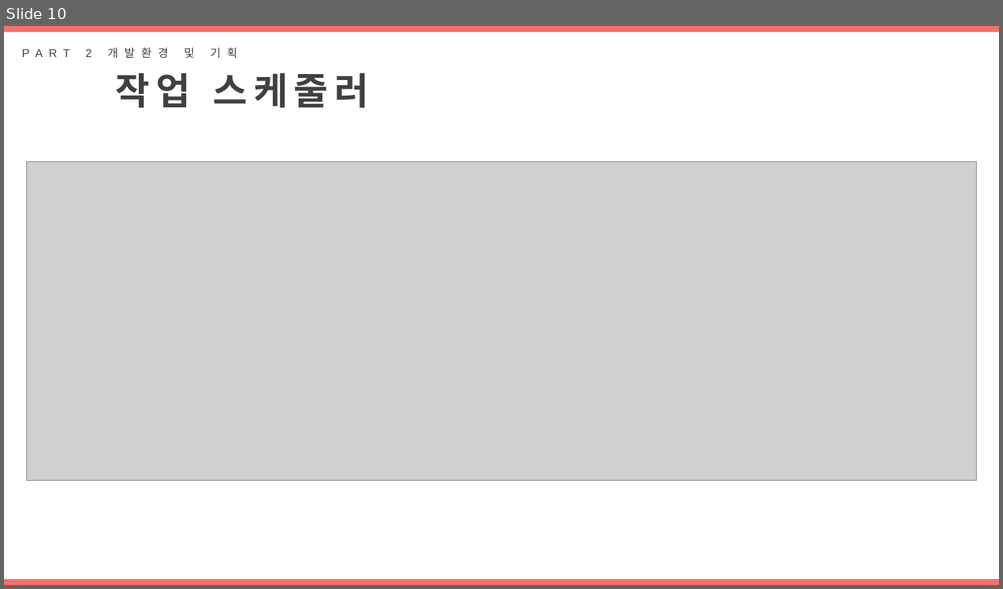
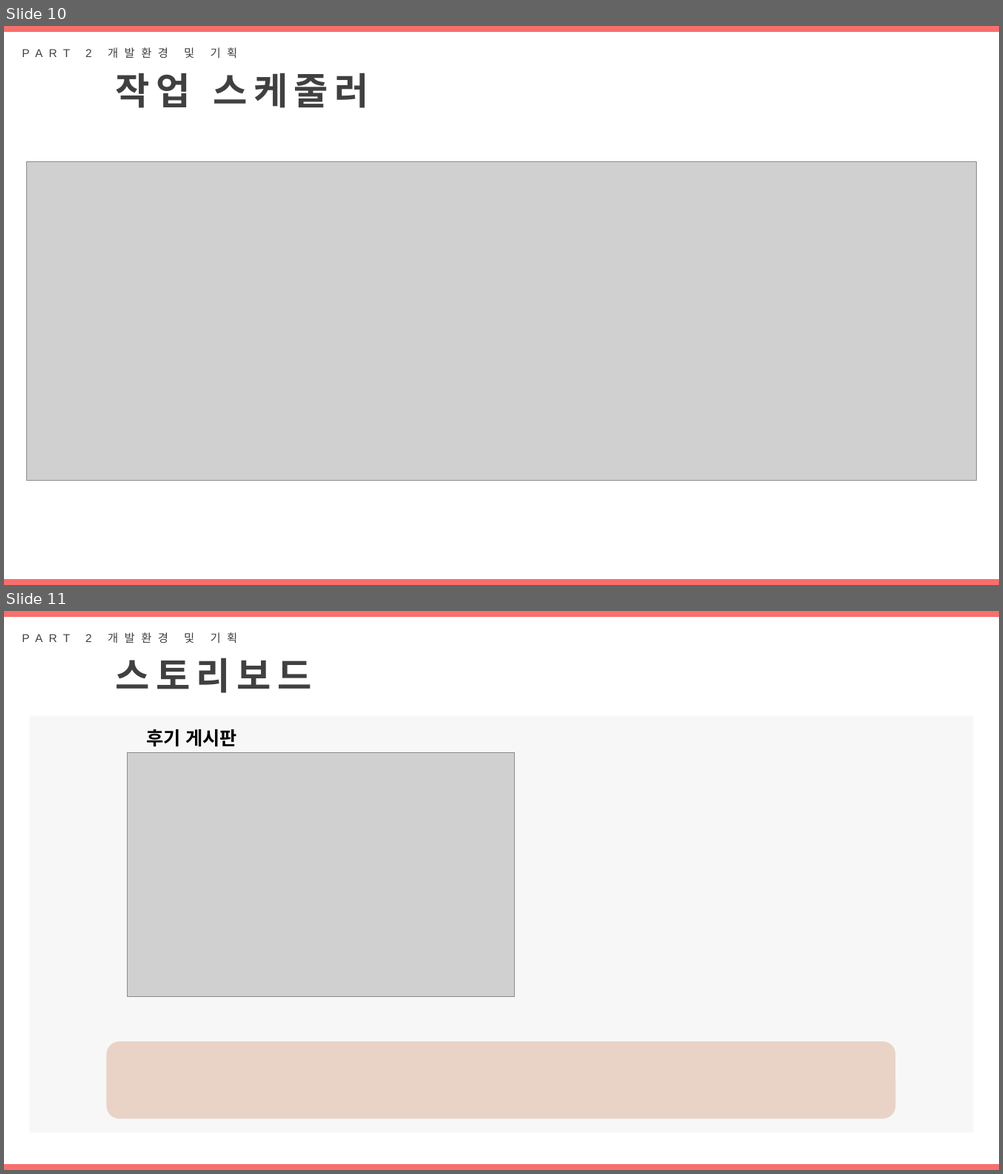
Before and after one commit to DAnomaly/SHOESFLY, a slide deck: project/B조_프로젝트_SHOEFLY.pptx. Shown one above the other, each under a label of ours: slide 10 before the commit, slides 10 and 11 after it. The pictures are 1003x589 and 1003x1174 pixels, drawn with LibreOffice and Linux fonts; fonts in the diff are those of the drawing; grey boxes stand for pictures. Boxes give left, top, right and bottom in pixels: in the first picture for what was removed or moved away, otherwise in the second. Text is boxed around its words. In the diff, an @@ line names an element or a change of style, - is before the commit and + after.

```diff
--- a/project/B조_프로젝트_SHOEFLY.pptx
+++ b/project/B조_프로젝트_SHOEFLY.pptx
@@ slide 11 added at <box>4,611,999,1170</box>, background #FFFFFF @@
@@ rectangle added at <box>4,611,999,617</box>, fill #F86F6C @@
@@ text added at <box>85,632,237,643</box>, 11 pt, text #404040 @@
+PART 2 개발환경 및 기획
@@ text added at <box>115,658,311,693</box>, 36 pt, text #404040, bold @@
+스토리보드
@@ rectangle added at <box>29,716,973,1133</box>, fill #F7F7F7 @@
@@ text added at <box>146,729,238,747</box>, 18 pt, text #000000, bold @@
+후기 게시판
@@ picture added at <box>127,753,515,997</box> @@
@@ rounded rectangle added at <box>106,1042,895,1120</box>, fill #E9D3C6 @@
@@ rectangle added at <box>4,1165,999,1170</box>, fill #F86F6C @@
```
Also in this commit, not shown: 1 slide changed, 2 other slides added.
